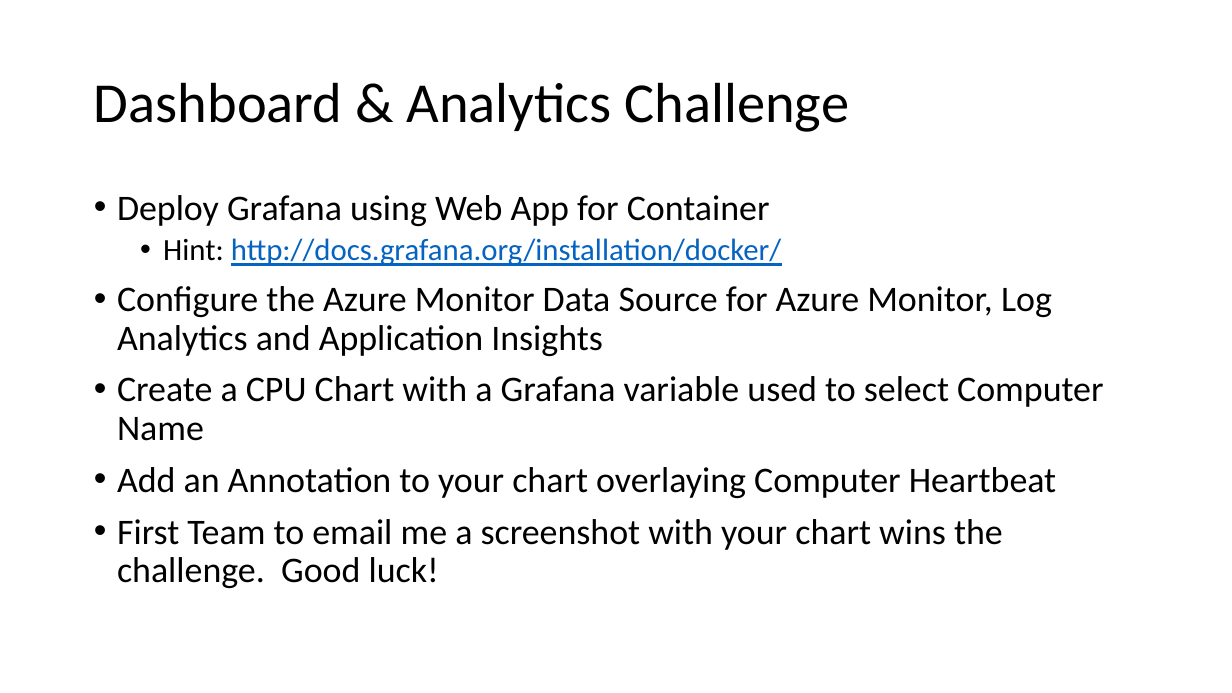
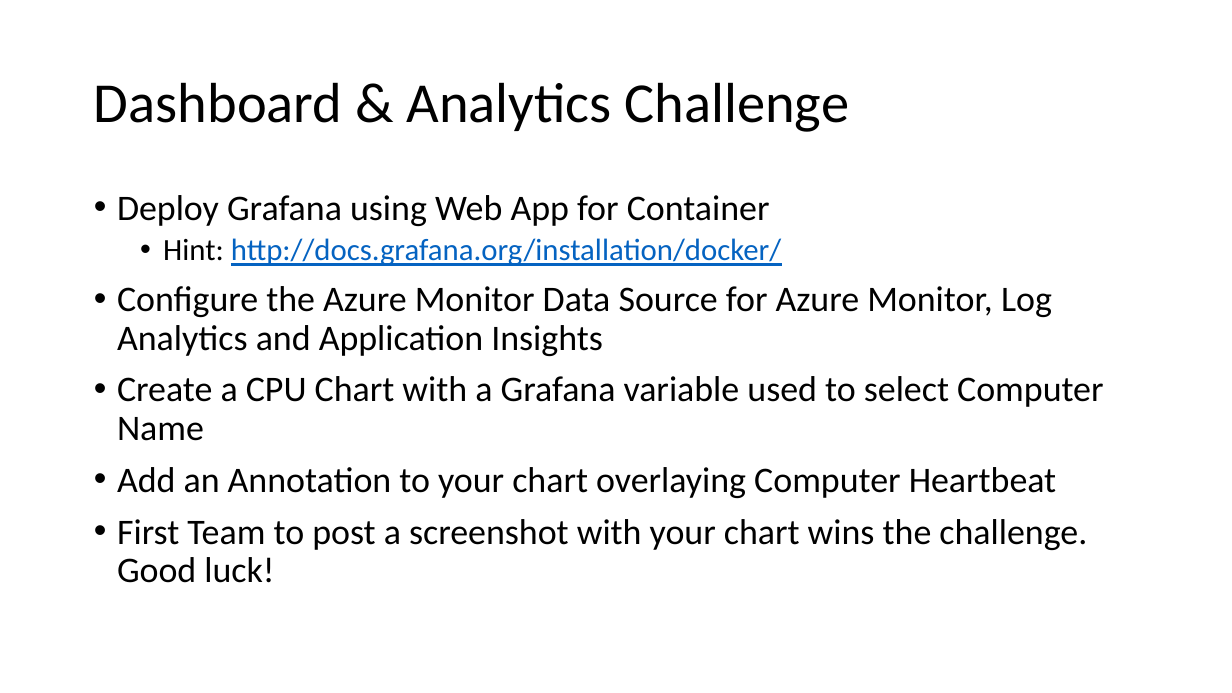
Before and after one commit to msghaleb/AzureMonitorHackathon, a slide deck: slide 11 of Student/Guides/Challenges.pptx. Drawn at 1232x693 pixels with LibreOffice and Linux fonts; fonts in the diff are those of the drawing. Boxes give left, top, right and bottom in pixels: in the first picture for what was removed or moved away, otherwise in the second. Text is boxed around its words. In the diff, an @@ line names an element or a change of style, - is before the commit and + after.

Commit message:
Added request for screenshots in challenges

```diff
--- a/Student/Guides/Challenges.pptx
+++ b/Student/Guides/Challenges.pptx
@@ text at (117, 519, 1087, 583): text changed @@
-• First Team to email me a screenshot with your chart wins the challenge. Good luck!
+• First Team to post a screenshot with your chart wins the challenge. Good luck!
```
Also in this commit, not shown: 5 other slides changed.
